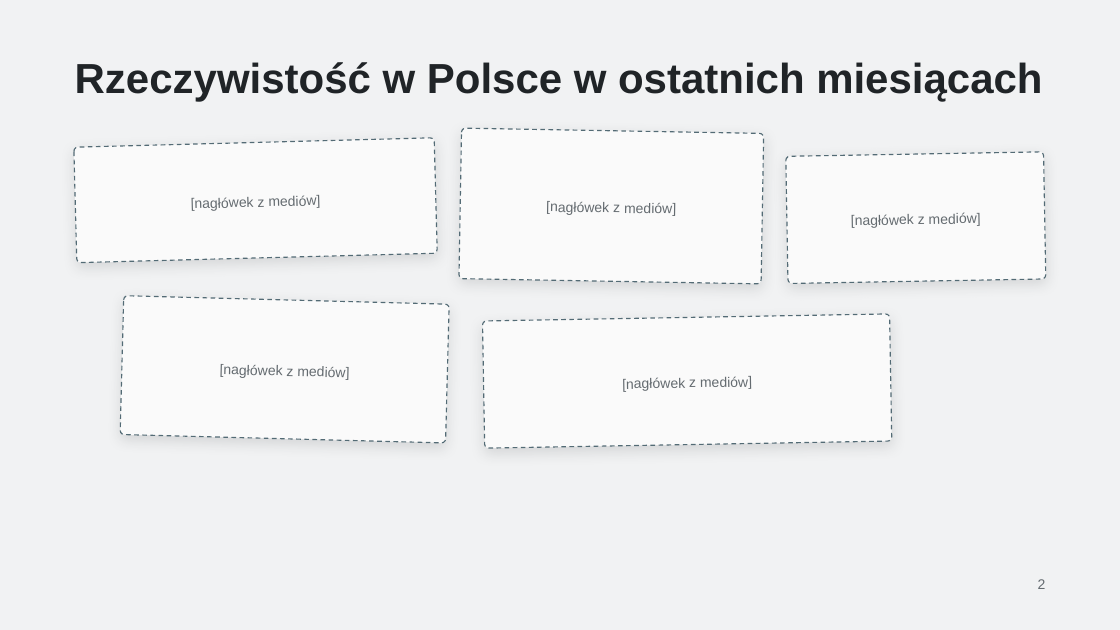
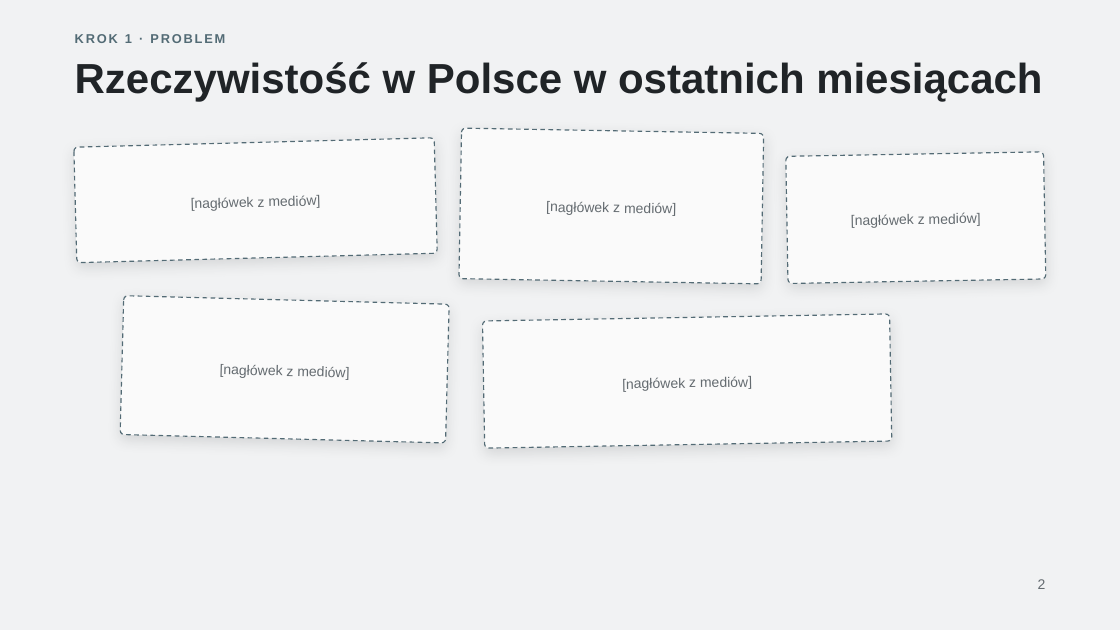
Before and after one commit to jazlik/turbo-defence, a slide deck: slide 2 of context/foundation/prezentacja/W_razie_W_HackYeah_2026_wersja_robocza.pptx. Drawn at 1120x630 pixels with LibreOffice and Linux fonts; fonts in the diff are those of the drawing. Boxes give left, top, right and bottom in pixels: in the first picture for what was removed or moved away, otherwise in the second. Text is boxed around its words. In the diff, an @@ line names an element or a change of style, - is before the commit and + after.

```diff
--- a/context/foundation/prezentacja/W_razie_W_HackYeah_2026_wersja_robocza.pptx
+++ b/context/foundation/prezentacja/W_razie_W_HackYeah_2026_wersja_robocza.pptx
@@ text added at [75, 34, 225, 43], 11 pt, text #536B75, bold @@
+KROK 1 · PROBLEM
```
Also in this commit, not shown: 6 other slides changed, 29 other files.
